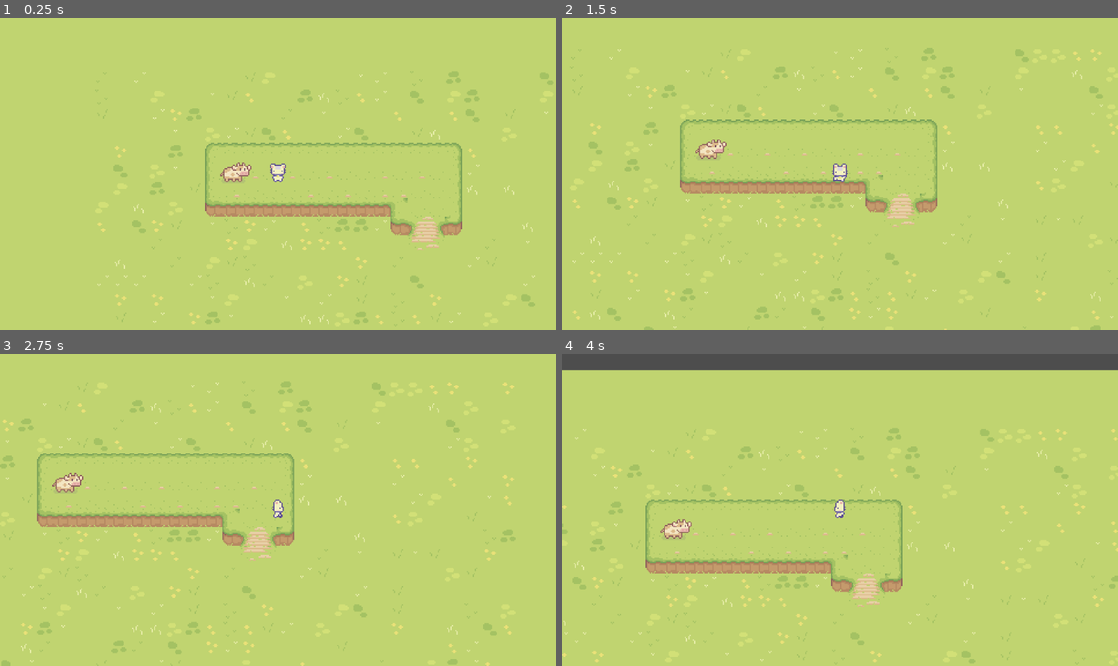
Above: before the commit, frames 1-4 (two rows, left to right).
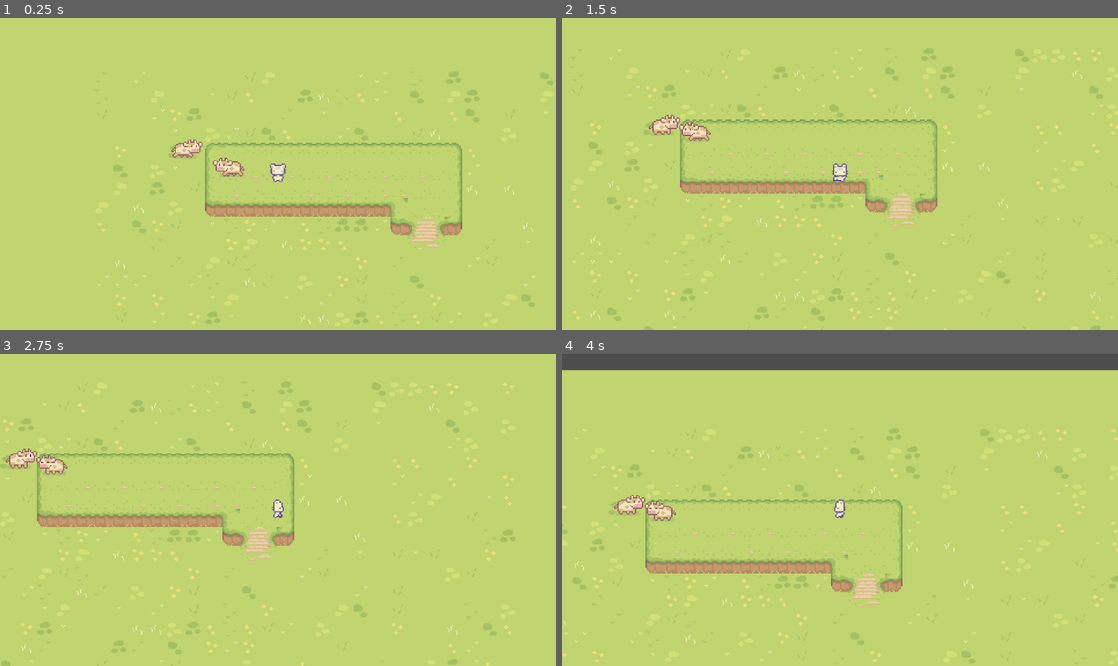
Above: after the commit, the same moments.

Repository: Lleyton-Tan/NASA_spacea_apps
Game: Godot game, scene res://level/game_level.tscn
Two runs of this game, one before a commit and one after it. Both use one fixed random seed, a clock stepped at 60 frames per second and the inputs below.
Inputs:
- Up to frame 1 (0.25 s): no input
- Up to frame 2 (1.5 s): hold D (right) 0.53-1.28 s; hold S (down) from 1.28 s (still down)
- Up to frame 3 (2.75 s): tap Enter at 2 s; release S (down) at 2.03 s; hold D (right) from 2.03 s (still down)
- Up to frame 4 (4 s): release D (right) at 2.78 s; hold W (up) 2.78-3.53 s; tap Space at 3.5 s; hold A (left) from 3.53 s (still down)

The runs differ from the first frame. In frame 1, 0.6% of the frame differs, in the area x 30-46%, y 38-53%; in frame 2, 0.7%, in the area x 15-30%, y 30-46%; in frame 3, 0.7%; in frame 4, 0.7%.

Commit message:
Add files via upload

Diff:
--- a/godot-2d-game/Characters/cow.gd
+++ b/godot-2d-game/Characters/cow.gd
@@ -1 +1,58 @@
 extends CharacterBody2D
+
+enum COW_STATE { IDLE, WALK }
+
+@export var move_speed : float = 20
+
+@onready var animation_tree = $AnimationTree
+@onready var state_machine = animation_tree.get("parameters/playback")
+@onready var sprite = $Sprite2D
+
+var move_direction : Vector2 = Vector2.ZERO
+var current_state : COW_STATE = COW_STATE.IDLE
+var state_timer : float = 0.0
+
+func _ready():
+	pick_new_state()
+
+func _physics_process(delta):
+	# Handle state duration timer
+	state_timer -= delta
+	if state_timer <= 0.0:
+		pick_new_state()
+
+	# Move the cow if in WALK state
+	if current_state == COW_STATE.WALK:
+		velocity = move_direction * move_speed
+	else:
+		velocity = Vector2.ZERO
+
+	move_and_slide()
+
+func select_new_direction():
+	# Keep picking until we get a non-zero direction so it actually moves
+	while move_direction == Vector2.ZERO:
+		move_direction = Vector2(
+			randi_range(-1, 1),
+			randi_range(-1, 1)
+		)
+
+	# Face the right direction when they move
+	if move_direction.x < 0:
+		sprite.flip_h = true
+	elif move_direction.x > 0:
+		sprite.flip_h = false
+
+func pick_new_state():
+	if current_state == COW_STATE.IDLE:
+		# Switch to Walk
+		current_state = COW_STATE.WALK
+		select_new_direction()
+		state_machine.travel("Walk") # Or your blend space
+		state_timer = randf_range(1.0, 3.0) # Walk for 1-3 seconds
+	else:
+		# Switch to Idle
+		current_state = COW_STATE.IDLE
+		move_direction = Vector2.ZERO
+		state_machine.travel("Idle") # Or your blend space
+		state_timer = randf_range(2.0, 5.0) # Idle for 2-5 seconds
--- a/godot-2d-game/Characters/cow.tscn
+++ b/godot-2d-game/Characters/cow.tscn
@@ -3,17 +3,130 @@
 [ext_resource type="Texture2D" uid="uid://dp5573ss68c0p" path="res://ART/Sprout Lands - Sprites - Basic pack/Sprout Lands - Sprites - Basic pack/Characters/Free Cow Sprites.png" id="1_5pija"]
 [ext_resource type="Script" uid="uid://bmhmxyj2p7ft1" path="res://Characters/cow.gd" id="1_o34qh"]
 
+[sub_resource type="Animation" id="Animation_o34qh"]
+resource_name = "Idle"
+length = 0.39999999999999997
+loop_mode = 1
+tracks/0/type = "value"
+tracks/0/imported = false
+tracks/0/enabled = true
+tracks/0/path = NodePath("Sprite2D:frame")
+tracks/0/interp = 1
+tracks/0/loop_wrap = true
+tracks/0/keys = {
+"times": PackedFloat32Array(0, 0.2, 0.33333334),
+"transitions": PackedFloat32Array(1, 1, 1),
+"update": 1,
+"values": [0, 1, 2]
+}
+
+[sub_resource type="Animation" id="Animation_6sm7e"]
+length = 0.001
+tracks/0/type = "value"
+tracks/0/imported = false
+tracks/0/enabled = true
+tracks/0/path = NodePath("Sprite2D:frame")
+tracks/0/interp = 1
+tracks/0/loop_wrap = true
+tracks/0/keys = {
+"times": PackedFloat32Array(0),
+"transitions": PackedFloat32Array(1),
+"update": 1,
+"values": [0]
+}
+
+[sub_resource type="Animation" id="Animation_tk8lp"]
+resource_name = "Walk"
+length = 0.39999999999999997
+loop_mode = 1
+tracks/0/type = "value"
+tracks/0/imported = false
+tracks/0/enabled = true
+tracks/0/path = NodePath("Sprite2D:frame")
+tracks/0/interp = 1
+tracks/0/loop_wrap = true
+tracks/0/keys = {
+"times": PackedFloat32Array(0, 0.36666667),
+"transitions": PackedFloat32Array(1, 1),
+"update": 1,
+"values": [3, 4]
+}
+
+[sub_resource type="AnimationLibrary" id="AnimationLibrary_tk8lp"]
+_data = {
+&"Idle": SubResource("Animation_o34qh"),
+&"RESET": SubResource("Animation_6sm7e"),
+&"Walk": SubResource("Animation_tk8lp")
+}
+
 [sub_resource type="RectangleShape2D" id="RectangleShape2D_5swnl"]
 size = Vector2(25, 15)
 
+[sub_resource type="AnimationNodeAnimation" id="AnimationNodeAnimation_o34qh"]
+animation = &"Idle"
+
+[sub_resource type="AnimationNodeAnimation" id="AnimationNodeAnimation_6sm7e"]
+animation = &"Idle"
+
+[sub_resource type="AnimationNodeAnimation" id="AnimationNodeAnimation_tk8lp"]
+animation = &"Idle"
+
+[sub_resource type="AnimationNodeAnimation" id="AnimationNodeAnimation_2lff8"]
+animation = &"Idle"
+
 [sub_resource type="AnimationNodeBlendSpace2D" id="AnimationNodeBlendSpace2D_5pija"]
+blend_mode = 1
+blend_point_0/node = SubResource("AnimationNodeAnimation_o34qh")
+blend_point_0/pos = Vector2(0, 1)
+blend_point_0/name = &"Idle"
+blend_point_1/node = SubResource("AnimationNodeAnimation_6sm7e")
+blend_point_1/pos = Vector2(0, -1)
+blend_point_1/name = &"Idle 2"
+blend_point_2/node = SubResource("AnimationNodeAnimation_tk8lp")
+blend_point_2/pos = Vector2(1, 0)
+blend_point_2/name = &"Idle 3"
+blend_point_3/node = SubResource("AnimationNodeAnimation_2lff8")
+blend_point_3/pos = Vector2(-1, 0)
+blend_point_3/name = &"Idle 4"
+
+[sub_resource type="AnimationNodeAnimation" id="AnimationNodeAnimation_q563c"]
+animation = &"Walk"
+
+[sub_resource type="AnimationNodeAnimation" id="AnimationNodeAnimation_2vot6"]
+animation = &"Walk"
+
+[sub_resource type="AnimationNodeAnimation" id="AnimationNodeAnimation_mxgx8"]
+animation = &"Walk"
+
+[sub_resource type="AnimationNodeAnimation" id="AnimationNodeAnimation_ytdmk"]
+animation = &"Walk"
+
+[sub_resource type="AnimationNodeBlendSpace2D" id="AnimationNodeBlendSpace2D_2lff8"]
+blend_point_0/node = SubResource("AnimationNodeAnimation_q563c")
+blend_point_0/pos = Vector2(0, 1)
+blend_point_0/name = &"Walk"
+blend_point_1/node = SubResource("AnimationNodeAnimation_2vot6")
+blend_point_1/pos = Vector2(-1, 0)
+blend_point_1/name = &"Walk 2"
+blend_point_2/node = SubResource("AnimationNodeAnimation_mxgx8")
+blend_point_2/pos = Vector2(0, -1)
+blend_point_2/name = &"Walk 3"
+blend_point_3/node = SubResource("AnimationNodeAnimation_ytdmk")
+blend_point_3/pos = Vector2(1, 0)
+blend_point_3/name = &"Walk 4"
 
 [sub_resource type="AnimationNodeStateMachineTransition" id="AnimationNodeStateMachineTransition_o34qh"]
+
+[sub_resource type="AnimationNodeStateMachineTransition" id="AnimationNodeStateMachineTransition_q563c"]
+
+[sub_resource type="AnimationNodeStateMachineTransition" id="AnimationNodeStateMachineTransition_2vot6"]
 
 [sub_resource type="AnimationNodeStateMachine" id="AnimationNodeStateMachine_5swnl"]
 states/Idle/node = SubResource("AnimationNodeBlendSpace2D_5pija")
 states/Idle/position = Vector2(312, 100)
-transitions = ["Start", "Idle", SubResource("AnimationNodeStateMachineTransition_o34qh")]
+states/Walk/node = SubResource("AnimationNodeBlendSpace2D_2lff8")
+states/Walk/position = Vector2(431, 100)
+transitions = ["Start", "Idle", SubResource("AnimationNodeStateMachineTransition_o34qh"), "Idle", "Walk", SubResource("AnimationNodeStateMachineTransition_q563c"), "Walk", "Idle", SubResource("AnimationNodeStateMachineTransition_2vot6")]
 
 [node name="Cow" type="CharacterBody2D" unique_id=207882361]
 script = ExtResource("1_o34qh")
@@ -24,6 +137,8 @@
 vframes = 2
 
 [node name="AnimationPlayer" type="AnimationPlayer" parent="." unique_id=1414427965]
+libraries/ = SubResource("AnimationLibrary_tk8lp")
+speed_scale = 0.5
 
 [node name="CollisionShape2D" type="CollisionShape2D" parent="." unique_id=1081817268]
 position = Vector2(0.5, 4.5)
@@ -32,4 +147,5 @@
 [node name="AnimationTree" type="AnimationTree" parent="." unique_id=1395426318]
 tree_root = SubResource("AnimationNodeStateMachine_5swnl")
 anim_player = NodePath("../AnimationPlayer")
-parameters/Idle/blend_position = Vector2(0, 0)
+parameters/Idle/blend_position = Vector2(-0.0017035604, 0.0045661926)
+parameters/Walk/blend_position = Vector2(0, 0)
--- a/godot-2d-game/level/game_level.tscn
+++ b/godot-2d-game/level/game_level.tscn
@@ -345,3 +345,6 @@
 
 [node name="Cow" parent="." unique_id=207882361 instance=ExtResource("8_l03b6")]
 position = Vector2(240, 117)
+
+[node name="Cow2" parent="." unique_id=1287911623 instance=ExtResource("8_l03b6")]
+position = Vector2(193, 96)
